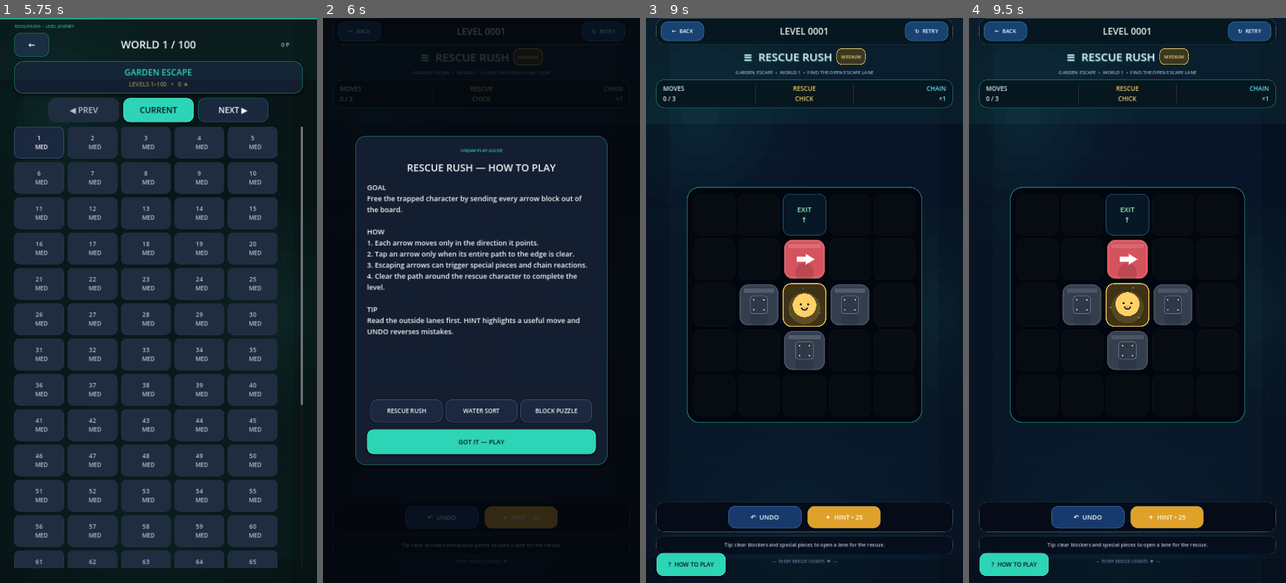
Above: before the commit, frames 1-4 (left to right).
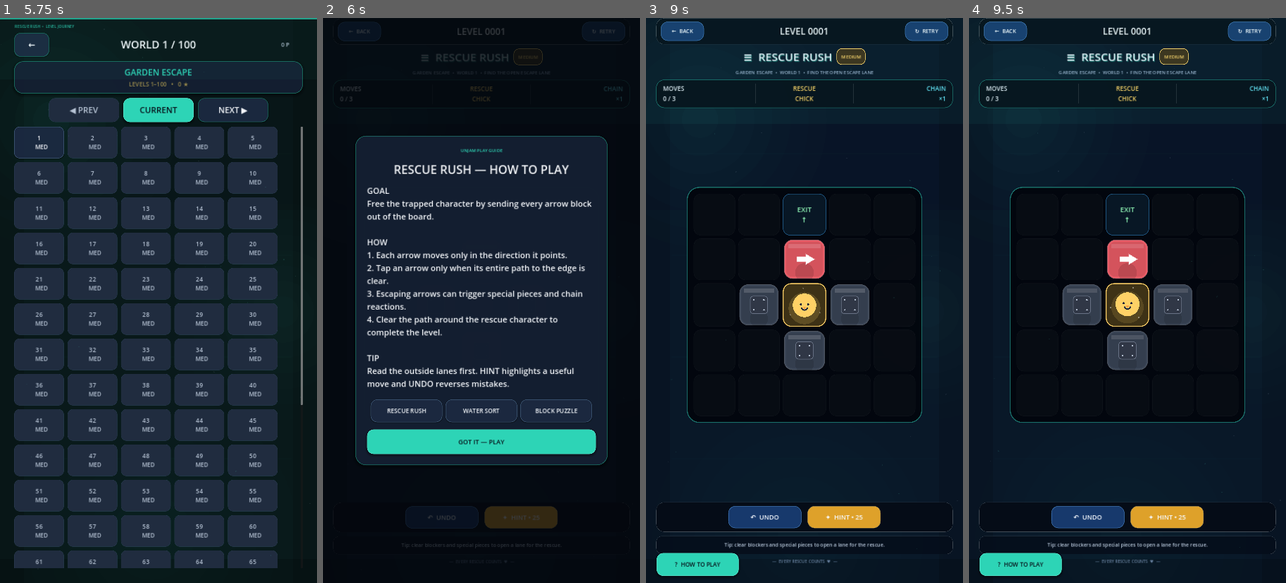
Above: after the commit, the same moments.

Repository: eghosa001/unjam
Game: Godot game, scene res://scenes/Main.tscn
Two runs of this game, one before a commit and one after it. Both use one fixed random seed, a clock stepped at 60 frames per second and the inputs below.
Inputs:
- Up to frame 1 (5.75 s): click "PLAY NOW • LEVEL 1" at 0.5 s; click "NEXT ▶" at 1.25 s; click "←" at 2 s; click "PLAY NOW • LEVEL 1" at 2.75 s; click "◀ PREV" at 3.5 s; click "NEXT ▶" at 4.25 s; click "CURRENT" at 5 s
- Up to frame 2 (6 s): click "1 MED" at 5.75 s
- Up to frame 3 (9 s): click "↻ RETRY" at 6.5 s; click "↻ RETRY" at 7.25 s; click "↻ RETRY" at 8 s; click "GOT IT — PLAY" at 8.75 s
- Up to frame 4 (9.5 s): no input

Frame 1 is identical in both runs. In frame 2, 6.0% of the frame differs, in the area x 13-85%, y 25-66%; in frame 3, 0.3%; in frame 4, 0.3%.

Commit message:
Make gameplay back handling immediate and enlarge help UI

Diff:
--- a/scripts/ui/ux_shell_premium.gd
+++ b/scripts/ui/ux_shell_premium.gd
@@ -15,7 +15,6 @@
 
 func _ready() -> void:
 	process_mode = Node.PROCESS_MODE_ALWAYS
-	set_process(true)
 	_load_theme()
 	_load_tutorial_seen()
 	get_tree().node_added.connect(_on_node_added)
@@ -66,18 +65,16 @@
 	add_child(tutorial_layer)
 
 	help_button = Button.new()
-	help_button.visible = false
 	help_button.text = "?  HOW TO PLAY"
-	help_button.custom_minimum_size = Vector2(236, 66)
+	help_button.custom_minimum_size = Vector2(280, 78)
 	help_button.set_anchors_preset(Control.PRESET_BOTTOM_LEFT)
 	help_button.position = Vector2(36, -102)
-	help_button.add_theme_font_size_override("font_size", 17)
+	help_button.add_theme_font_size_override("font_size", 20)
 	help_button.pressed.connect(func(): show_tutorial(_current_game()))
 	PremiumDesignSystem.apply_button(help_button, dark, accent, "utility", 22)
 	tutorial_layer.add_child(help_button)
 
 	theme_button = Button.new()
-	theme_button.visible = false
 	theme_button.name = "ThemeToggle"
 	theme_button.text = "☀  LIGHT THEME" if dark else "☾  DARK THEME"
 	theme_button.custom_minimum_size = Vector2(310, 68)
@@ -120,13 +117,13 @@
 	box.add_child(eyebrow)
 	tutorial_title = Label.new()
 	tutorial_title.horizontal_alignment = HORIZONTAL_ALIGNMENT_CENTER
-	tutorial_title.add_theme_font_size_override("font_size", 34)
+	tutorial_title.add_theme_font_size_override("font_size", 40)
 	PremiumDesignSystem.apply_label(tutorial_title, dark, "title", accent)
 	box.add_child(tutorial_title)
 	tutorial_body = Label.new()
 	tutorial_body.size_flags_vertical = Control.SIZE_EXPAND_FILL
 	tutorial_body.autowrap_mode = TextServer.AUTOWRAP_WORD_SMART
-	tutorial_body.add_theme_font_size_override("font_size", 24)
+	tutorial_body.add_theme_font_size_override("font_size", 28)
 	PremiumDesignSystem.apply_label(tutorial_body, dark, "body", accent)
 	box.add_child(tutorial_body)
 
@@ -230,14 +227,9 @@
 			return
 	var surface := String(main.get("current_surface")) if main.get("current_surface") != null else "home"
 	if surface == "game":
-		var active = main.get("active_game")
-		if active != null and is_instance_valid(active):
-			if active.has_signal("quit_requested"):
-				active.emit_signal("quit_requested")
-				return
-			if active.has_method("_quit"):
-				active.call("_quit")
-				return
+		if main.has_method("force_back_from_game"):
+			main.call("force_back_from_game")
+			return
 		main.call("build_home")
 	elif surface != "home":
 		main.call("build_home")
